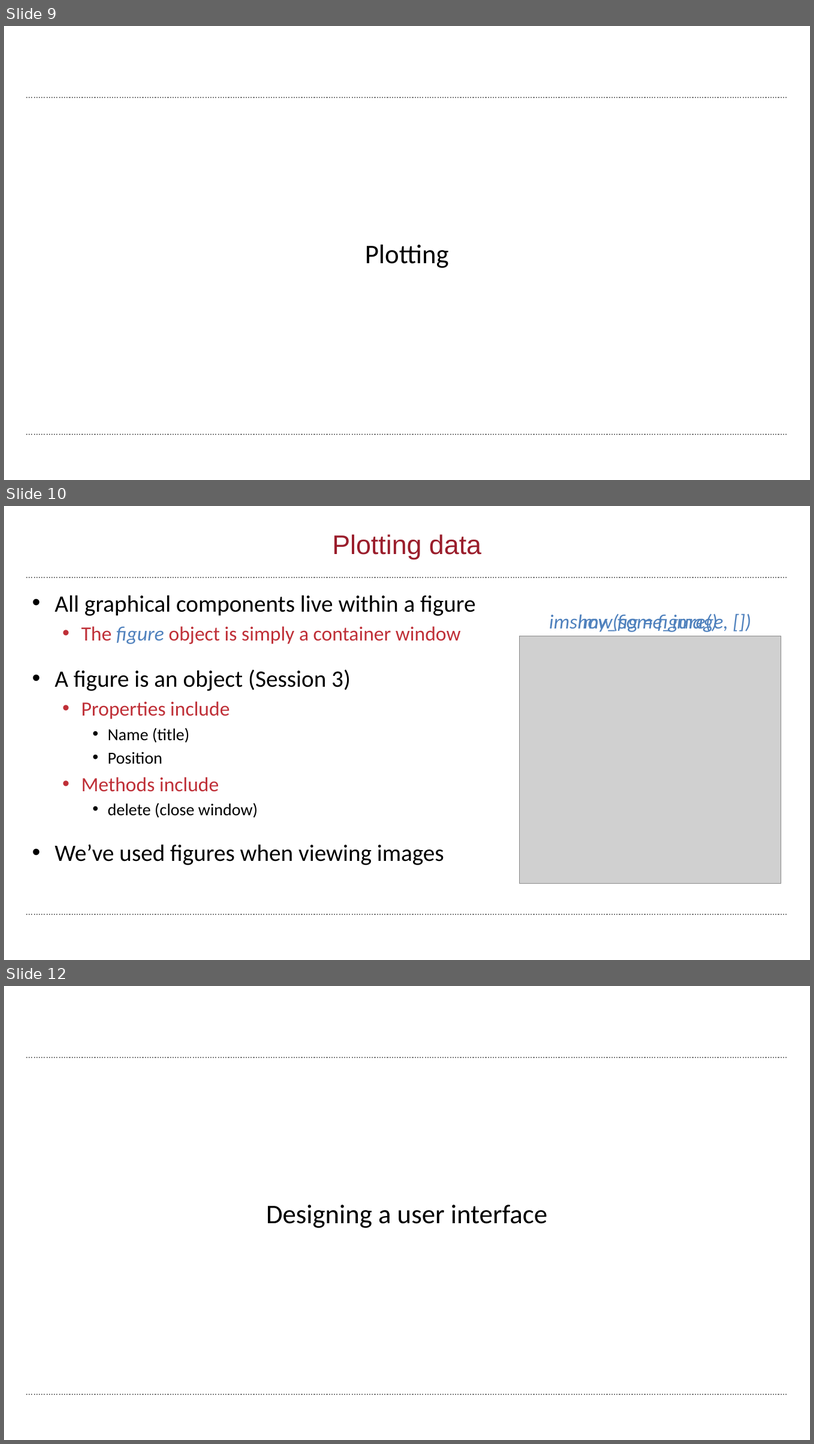
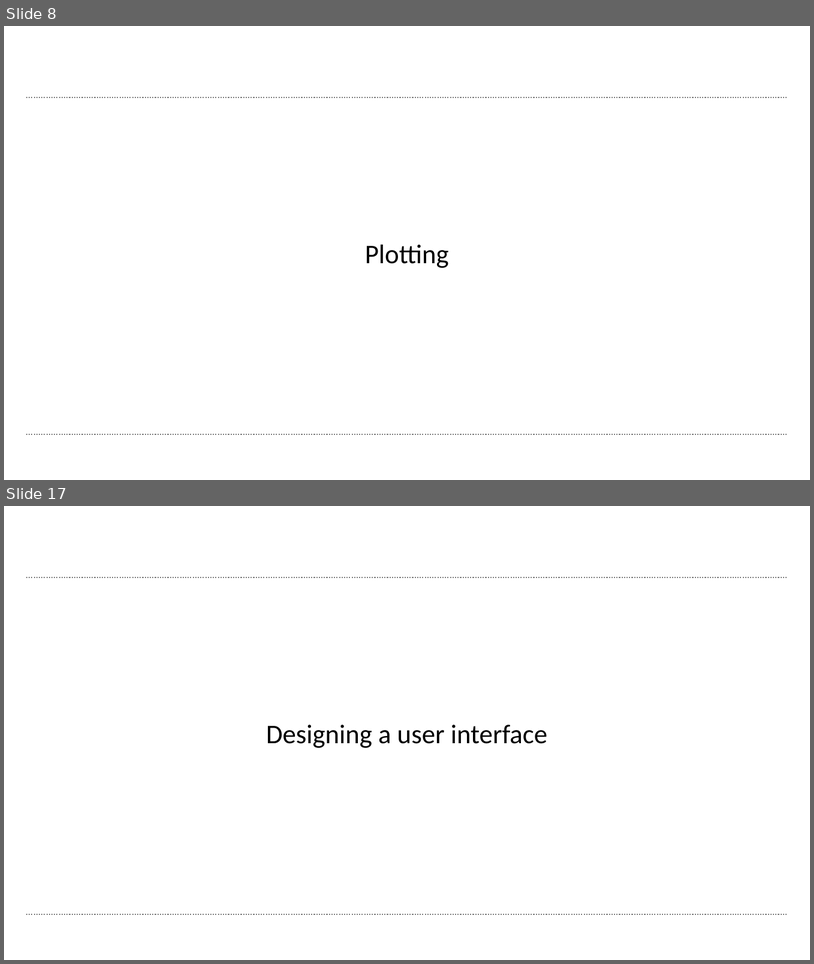
Before and after one commit to wbif-bristol/MATLAB-course, a slide deck: Session 4 - Figures and plotting/MATLAB Session 4.pptx. Shown one above the other, each under a label of ours: slides 9, 10 and 12 before the commit, slides 8 and 17 after it; the slides between them are not shown. The pictures are 814x1444 and 814x964 pixels, drawn with LibreOffice and Linux fonts; fonts in the diff are those of the drawing; grey boxes stand for pictures; background and template pictures are left out. Boxes give left, top, right and bottom in pixels: in the first picture for what was removed or moved away, otherwise in the second. Text is boxed around its words. In the diff, an @@ line names an element or a change of style, - is before the commit and + after.

Commit message:
Added some plotting material to Session 4

```diff
--- a/Session 4 - Figures and plotting/MATLAB Session 4.pptx
+++ b/Session 4 - Figures and plotting/MATLAB Session 4.pptx
@@ slide 10 removed at (4, 506, 810, 960), background #FFFFFF; not listed: 2 template elements that a slide beside it also shows @@
@@ title removed at (332, 534, 482, 559) @@
-Plotting data
@@ text removed at (55, 595, 476, 865) @@
-• All graphical components live within a figure
-  • The figure object is simply a container window
-• A figure is an object (Session 3)
-  • Properties include
-    • Name (title)
-    • Position
-  • Methods include
-    • delete (close window)
-• We’ve used figures when viewing images
@@ text removed at (549, 613, 729, 632) @@
-imshow(some_image, [])
@@ text removed at (583, 613, 718, 632) @@
-my_fig = figure()
@@ picture removed at (519, 636, 782, 883) @@
@@ what was slide 9 is now slide 8 @@
@@ what was slide 12 is now slide 17 @@
```
Also in this commit, not shown: 6 slides changed, 6 slides added, 4 other files.
